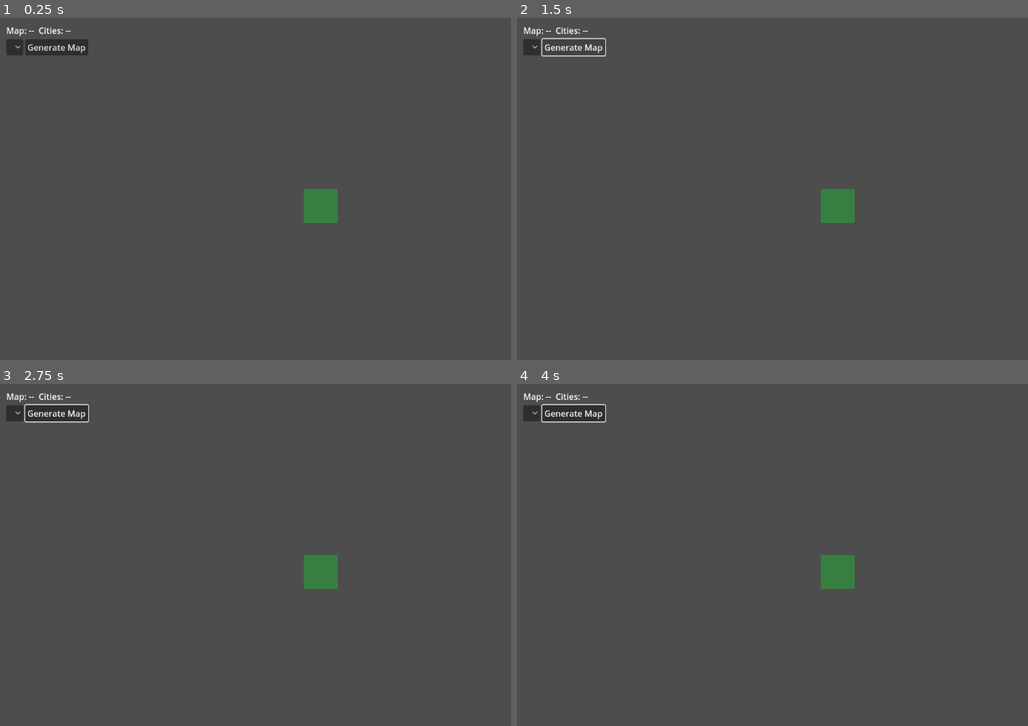
Above: before the commit, frames 1-4 (two rows, left to right).
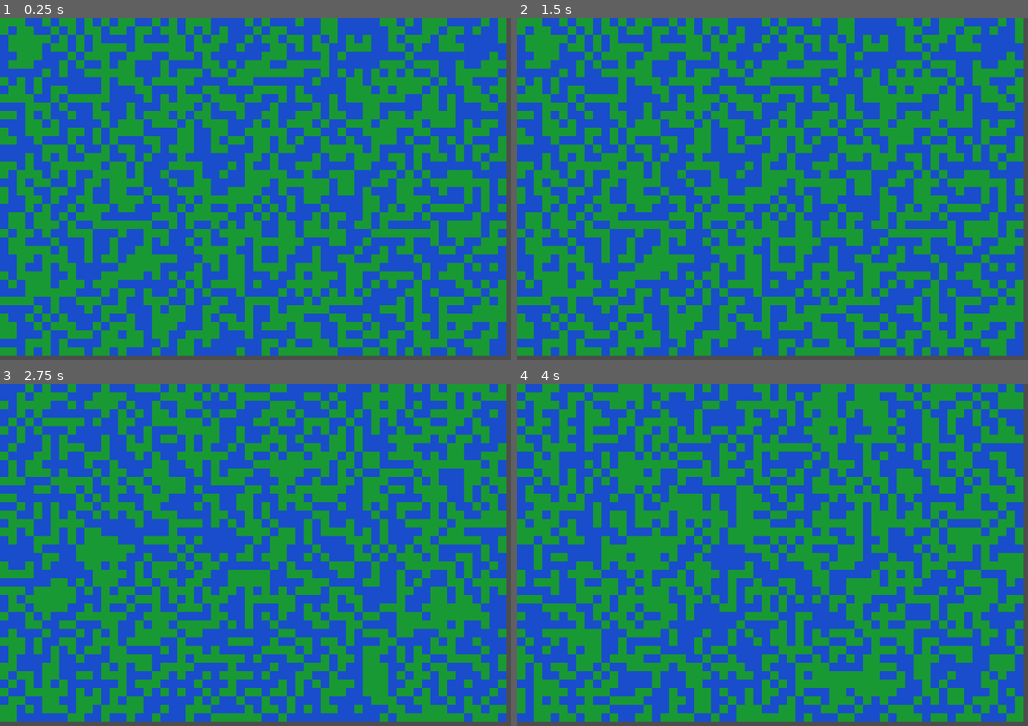
Above: after the commit, the same moments.

Repository: EarlTheDuke/-Modern-Warfare-Empire-Earth
Game: Godot game, scene res://scenes/TestSimple.tscn
Two runs of this game, one before a commit and one after it. Both use one fixed random seed, a clock stepped at 60 frames per second and the inputs below. Before the commit the project starts from res://scenes/Main.tscn.
Inputs (mouse positions are in pixels of both pictures, inside the frame that each line leads up to):
- Up to frame 1 (0.25 s): no input
- Up to frame 2 (1.5 s): click (532, 48) at 0.52 s; click (573, 48) at 1.25 s, where only the run before the commit has a clickable "Generate Map"
- Up to frame 3 (2.75 s): tap Enter at 2 s; move the mouse to (439, 537) at 2.02 s; hold D from 2.03 s (still down); tap R at 2.1 s; click (439, 537) at 2.17 s
- Up to frame 4 (4 s): release D at 2.75 s; tap Space at 2.75 s; drag from (700, 572) to (792, 623) at 2.77 s; tap Enter at 3.5 s; move the mouse to (879, 479) at 3.52 s; hold D from 3.53 s (still down); tap R at 3.6 s

The runs differ from the first frame. In frame 1, 98% of the frame differs, in the area x 0-100%, y 0-99%; in frame 2, 98%; in frame 3, 98%; in frame 4, 98%.
Error before the commit: Parse Error: Could not resolve class "GameMap", because of a parser error. (res://scripts/Main.gd:20)

Commit message:
Godot: Phase 1 playable scaffold updates  tilemap render fixes, camera pan/zoom, TestSimple scene, unit spawn/select/move, input improvements; keep auto reload.

Diff:
--- a/godot/project.godot
+++ b/godot/project.godot
@@ -1,14 +1,27 @@
-; Engine configuration file for Godot 4.x
-; Prefer editing via the editor, but this is a minimal starter.
+; Engine configuration file.
+; It's best edited using the editor UI and not directly,
+; since the parameters that go here are not all obvious.
+;
+; Format:
+;   [section] ; section goes between []
+;   param=value ; assign values to parameters
 
 config_version=5
 
 [application]
+
 config/name="Modern Warfare Empire Earth"
-run/main_scene="res://scenes/Main.tscn"
+run/main_scene="res://scenes/TestSimple.tscn"
+config/features=PackedStringArray("4.4")
 
 [autoload]
+
 TurnManager="*res://autoload/TurnManager.gd"
 
+[dotnet]
+
+project/assembly_name="Modern Warfare Empire Earth"
+
 [rendering]
+
 quality/driver/driver_name="Vulkan"
--- a/godot/scenes/Main.tscn
+++ b/godot/scenes/Main.tscn
@@ -46,4 +46,3 @@
 [node name="BtnGenerate" type="Button" parent="CanvasLayer/HUD/HBox"]
 layout_mode = 2
 text = "Generate Map"
-toggle_mode = false
--- /dev/null
+++ b/godot/scenes/TestSimple.tscn
@@ -0,0 +1,6 @@
+[gd_scene load_steps=2 format=3]
+
+[ext_resource type="Script" path="res://scripts/TestSimple.gd" id="1_test"]
+
+[node name="TestSimple" type="Node2D"]
+script = ExtResource("1_test")
--- a/godot/scripts/Main.gd
+++ b/godot/scripts/Main.gd
@@ -107,7 +107,8 @@
 	map_view.queue_redraw()
 
 func _handle_click(pos: Vector2) -> void:
-	var view_pos := pos + (cam.position - get_viewport_rect().size * 0.5) * Vector2(1,1)
+	# Convert screen coords to world using Camera2D API (handles zoom/offset)
+	var view_pos: Vector2 = cam.screen_to_world(pos)
 	var tile_x := int(floor(view_pos.x / float(map_view.tile_size)))
 	var tile_y := int(floor(view_pos.y / float(map_view.tile_size)))
 	if tile_x < 0 or tile_y < 0 or tile_x >= game_map.width or tile_y >= game_map.height:
@@ -116,6 +117,7 @@
 	var clicked := _unit_index_at(tile_x, tile_y)
 	if clicked != -1:
 		selected_index = clicked
+		map_view.render_map(game_map, active_player_view, units, selected_index)
 		return
 	if selected_index != -1:
 		var u = units[selected_index]
@@ -123,7 +125,7 @@
 			u.x = tile_x
 			u.y = tile_y
 			u.moves_left -= 1
-			map_view.queue_redraw()
+			map_view.render_map(game_map, active_player_view, units, selected_index)
 
 func _unit_index_at(tx: int, ty: int) -> int:
 	for i in range(units.size()):
@@ -132,18 +134,34 @@
 			return i
 	return -1
 
+
 func _spawn_initial_units() -> void:
 	var p1 := "P1"
 	var p2 := "P2"
-	var u1 := UnitData.new(1, 1, p1)
-	var u2 := UnitData.new(3, 1, p2)
+	var u1_pos := _find_first_land(1, 1)
+	var u2_pos := _find_first_land(3, 1)
+	var u1 := UnitData.new(u1_pos.x, u1_pos.y, p1)
+	var u2 := UnitData.new(u2_pos.x, u2_pos.y, p2)
 	un1_reset(u1)
 	un1_reset(u2)
 	units.append(u1)
 	units.append(u2)
+	selected_index = 0
+	map_view.render_map(game_map, active_player_view, units, selected_index)
 
 func un1_reset(u) -> void:
 	u.reset_moves()
+
+func _find_first_land(start_x: int, start_y: int) -> Vector2i:
+	for radius in range(0, 10):
+		for dy in range(-radius, radius + 1):
+			for dx in range(-radius, radius + 1):
+				var x := start_x + dx
+				var y := start_y + dy
+				if x >= 0 and y >= 0 and x < game_map.width and y < game_map.height:
+					if game_map.tiles[y][x] == "+":
+						return Vector2i(x, y)
+	return Vector2i(clamp(start_x, 0, game_map.width - 1), clamp(start_y, 0, game_map.height - 1))
 
 func _on_fow_mode_selected(index: int) -> void:
 	match index:
--- a/godot/scripts/map/GameMap.gd
+++ b/godot/scripts/map/GameMap.gd
@@ -10,8 +10,8 @@
 var height: int
 var tiles: Array = []              # 2D Array[String]
 var cities: Array = []             # Array[Dictionary]
-var explored: Dictionary = {}      # player -> 2D Array[bool]
-var visible: Dictionary = {}       # player -> 2D Array[bool]
+var explored := {}                 # player -> 2D Array[bool]
+var visible := {}                  # player -> 2D Array[bool]
 
 func _init(w: int, h: int) -> void:
 	width = w
@@ -26,10 +26,10 @@
 	explored = {}
 	visible = {}
 
-func generate(seed: int = 0, land_target: float = 0.55) -> void:
+func generate(rng_seed: int = 0, land_target: float = 0.55) -> void:
 	var rng := RandomNumberGenerator.new()
-	if seed != 0:
-		rng.seed = seed
+	if rng_seed != 0:
+		rng.seed = rng_seed
 	# Noise seed
 	var noise: Array = [] # 2D Array[float]
 	for y in range(height):
@@ -37,18 +37,7 @@
 		for x in range(width):
 			row.append(rng.randf())
 		noise.append(row)
-	# Cellular smoothing passes
-	func count_landish(py: int, px: int) -> int:
-		var total := 0
-		for dy in range(-1, 2):
-			for dx in range(-1, 2):
-				if dy == 0 and dx == 0:
-					continue
-				var ny := py + dy
-				var nx := px + dx
-				if ny >= 0 and ny < height and nx >= 0 and nx < width:
-					total += 1 if noise[ny][nx] > 0.5 else 0
-		return total
+	# Cellular smoothing passes (inline neighbor counting)
 	for _i in range(4):
 		var new_noise: Array = []
 		for y in range(height):
@@ -58,7 +47,16 @@
 			new_noise.append(row)
 		for y in range(height):
 			for x in range(width):
-				var n := count_landish(y, x)
+				var n := 0
+				for dy in range(-1, 2):
+					for dx in range(-1, 2):
+						if dy == 0 and dx == 0:
+							continue
+						var ny := y + dy
+						var nx := x + dx
+						if ny >= 0 and ny < height and nx >= 0 and nx < width:
+							if noise[ny][nx] > 0.5:
+								n += 1
 				if n >= 5:
 					new_noise[y][x] = min(1.0, noise[y][x] + 0.2)
 				elif n <= 3:
@@ -70,9 +68,9 @@
 		for x in range(width):
 			flat.append(noise[y][x])
 	flat.sort()
-	var idx := int((1.0 - land_target) * flat.size())
-	idx = clamp(idx, 0, max(0, flat.size() - 1))
-	var threshold := flat[idx]
+	var idx: int = int((1.0 - land_target) * flat.size())
+	idx = clampi(idx, 0, maxi(0, flat.size() - 1))
+	var threshold: float = float(flat[idx])
 	for y in range(height):
 		for x in range(width):
 			tiles[y][x] = LAND if noise[y][x] >= threshold else OCEAN
@@ -82,27 +80,24 @@
 	_ensure_connected_land()
 
 func _smooth_terrain() -> void:
-	func neighbors(py: int, px: int) -> Dictionary:
-		var land := 0
-		var water := 0
-		for dy in range(-1, 2):
-			for dx in range(-1, 2):
-				if dy == 0 and dx == 0:
-					continue
-				var ny := py + dy
-				var nx := px + dx
-				if ny >= 0 and ny < height and nx >= 0 and nx < width:
-					if tiles[ny][nx] == LAND:
-						land += 1
-					else:
-						water += 1
-		return {"land": land, "water": water}
-	for y in range(height):
-		for x in range(width):
-			var nw := neighbors(y, x)
-			if nw["land"] >= 5:
+	for y in range(height):
+		for x in range(width):
+			var land := 0
+			var water := 0
+			for dy in range(-1, 2):
+				for dx in range(-1, 2):
+					if dy == 0 and dx == 0:
+						continue
+					var ny := y + dy
+					var nx := x + dx
+					if ny >= 0 and ny < height and nx >= 0 and nx < width:
+						if tiles[ny][nx] == LAND:
+							land += 1
+						else:
+							water += 1
+			if land >= 5:
 				tiles[y][x] = LAND
-			elif nw["water"] >= 5:
+			elif water >= 5:
 				tiles[y][x] = OCEAN
 
 func _ensure_connected_land() -> void:
@@ -112,27 +107,10 @@
 		for _x in range(width):
 			visited[_y].append(false)
 	var components: Array = [] # Array[Array[Vector2i]]
-	func bfs(start_y: int, start_x: int) -> Array:
-		var q: Array = [Vector2i(start_x, start_y)]
-		visited[start_y][start_x] = true
-		var comp: Array = [Vector2i(start_x, start_y)]
-		while q.size() > 0:
-			var v: Vector2i = q.pop_front()
-			var cy := v.y
-			var cx := v.x
-			for d in [Vector2i(1,0), Vector2i(-1,0), Vector2i(0,1), Vector2i(0,-1)]:
-				var ny := cy + d.y
-				var nx := cx + d.x
-				if ny >= 0 and ny < height and nx >= 0 and nx < width and not visited[ny][nx]:
-					if tiles[ny][nx] == LAND:
-						visited[ny][nx] = true
-						q.append(Vector2i(nx, ny))
-						comp.append(Vector2i(nx, ny))
-		return comp
 	for y in range(height):
 		for x in range(width):
 			if not visited[y][x] and tiles[y][x] == LAND:
-				components.append(bfs(y, x))
+				components.append(_bfs_component(y, x, visited))
 	if components.size() <= 1:
 		return
 	# pick largest component
@@ -141,20 +119,39 @@
 		if comp.size() > main_comp.size():
 			main_comp = comp
 	var main_rep: Vector2i = main_comp[0]
-	func carve_path(x0: int, y0: int, x1: int, y1: int) -> void:
-		var x := x0
-		var y := y0
-		while x != x1:
-			tiles[y][x] = LAND
-			x += 1 if x1 > x else -1
-		while y != y1:
-			tiles[y][x] = LAND
-			y += 1 if y1 > y else -1
-		tiles[y][x] = LAND
 	for i in range(1, components.size()):
 		var c: Array = components[i]
 		var rep: Vector2i = c[0]
-		carve_path(rep.x, rep.y, main_rep.x, main_rep.y)
+		_carve_path(rep.x, rep.y, main_rep.x, main_rep.y)
+
+func _bfs_component(start_y: int, start_x: int, visited) -> Array:
+	var q: Array = [Vector2i(start_x, start_y)]
+	visited[start_y][start_x] = true
+	var comp: Array = [Vector2i(start_x, start_y)]
+	while q.size() > 0:
+		var v: Vector2i = q.pop_front()
+		var cy: int = v.y
+		var cx: int = v.x
+		for d in [Vector2i(1,0), Vector2i(-1,0), Vector2i(0,1), Vector2i(0,-1)]:
+			var ny: int = cy + d.y
+			var nx: int = cx + d.x
+			if ny >= 0 and ny < height and nx >= 0 and nx < width and not visited[ny][nx]:
+				if tiles[ny][nx] == LAND:
+					visited[ny][nx] = true
+					q.append(Vector2i(nx, ny))
+					comp.append(Vector2i(nx, ny))
+	return comp
+
+func _carve_path(x0: int, y0: int, x1: int, y1: int) -> void:
+	var x := x0
+	var y := y0
+	while x != x1:
+		tiles[y][x] = LAND
+		x += 1 if x1 > x else -1
+	while y != y1:
+		tiles[y][x] = LAND
+		y += 1 if y1 > y else -1
+	tiles[y][x] = LAND
 
 func place_cities(count: int = 20, min_separation: int = 3) -> void:
 	cities.clear()
@@ -165,15 +162,15 @@
 				land_positions.append(Vector2i(x, y))
 	land_positions.shuffle()
 	var placed: Array = []
-	func far_enough(x: int, y: int) -> bool:
-		for p in placed:
-			if abs(p.x - x) + abs(p.y - y) < min_separation:
-				return false
-		return true
 	for v in land_positions:
 		if cities.size() >= count:
 			break
-		if far_enough(v.x, v.y):
+		var ok := true
+		for p in placed:
+			if abs(p.x - v.x) + abs(p.y - v.y) < min_separation:
+				ok = false
+				break
+		if ok:
 			cities.append({
 				"x": v.x,
 				"y": v.y,
@@ -185,7 +182,7 @@
 			})
 			placed.append(v)
 
-func init_fow(players: Array[String]) -> void:
+func init_fow(players: Array) -> void:
 	explored.clear()
 	visible.clear()
 	for p in players:
@@ -205,7 +202,7 @@
 func clear_visible_for(player: String) -> void:
 	if not visible.has(player):
 		return
-	var v: Array = visible[player]
+	var v = visible[player]
 	for y in range(height):
 		for x in range(width):
 			v[y][x] = false
Not shown, changed: .gitignore
